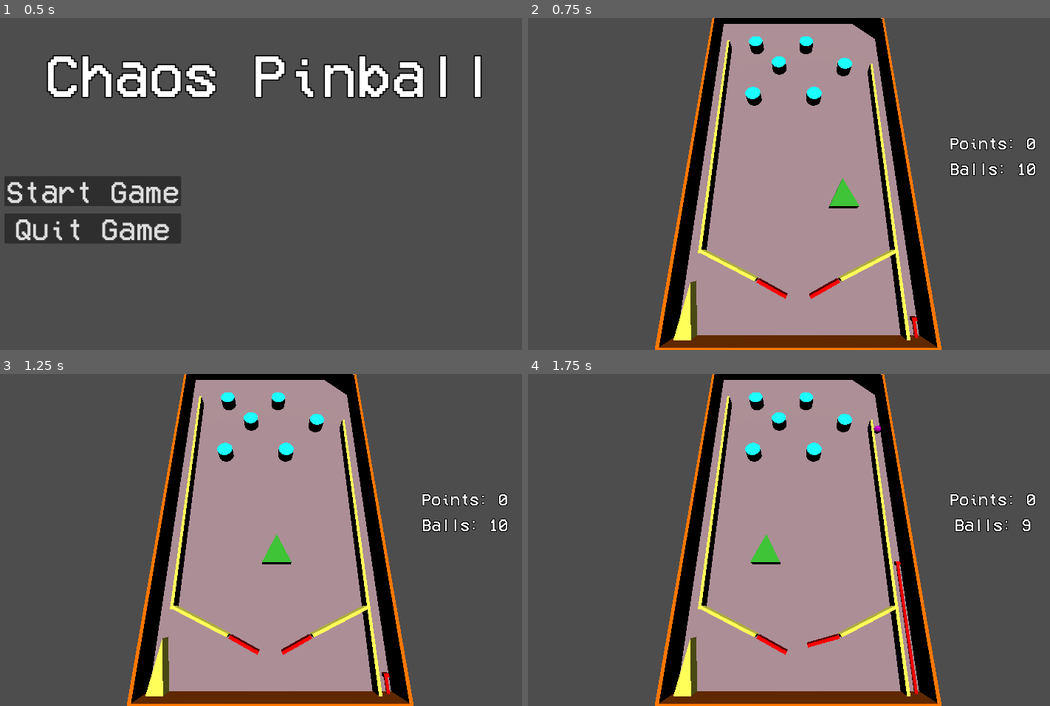
Above: before the commit, frames 1-4 (two rows, left to right).
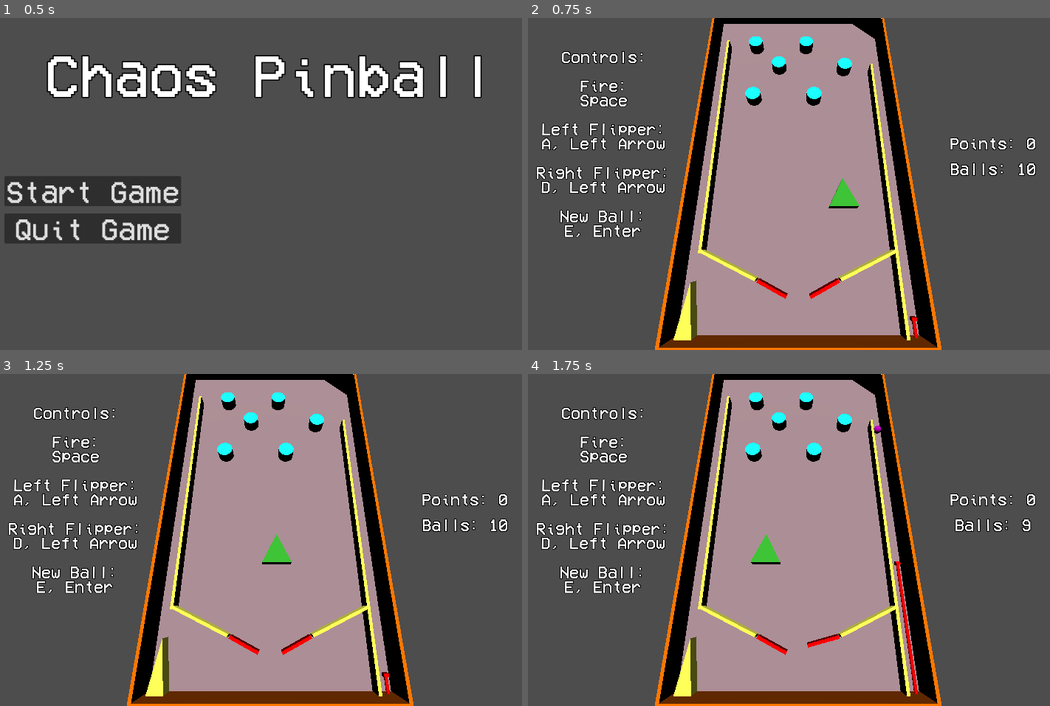
Above: after the commit, the same moments.

Repository: DrOtter3000/chaospinball
Game: Godot game, scene res://menu.tscn
Same seed, same stepped clock (60 frames per second), same inputs: the game is played once before the commit and once after it.
Inputs:
- Up to frame 1 (0.5 s): no input
- Up to frame 2 (0.75 s): click "Start Game" at 0.5 s
- Up to frame 3 (1.25 s): no input
- Up to frame 4 (1.75 s): tap Enter (newball) at 1.25 s; hold D (right) from 1.28 s (still down); hold Space (fire) from 1.28 s (still down)

Frame 1 is identical in both runs. In frame 2, 2.8% of the frame differs, in the area x 1-27%, y 10-67%; in frame 3, 2.8%; in frame 4, 2.8%.

Commit message:
add left GUI

Diff:
--- a/game.tscn
+++ b/game.tscn
@@ -1,10 +1,11 @@
-[gd_scene load_steps=6 format=3 uid="uid://7xgf8khctk4d"]
+[gd_scene load_steps=7 format=3 uid="uid://7xgf8khctk4d"]
 
 [ext_resource type="Script" path="res://game.gd" id="1_4xxkx"]
 [ext_resource type="PackedScene" uid="uid://c04wwjxlgl6b6" path="res://machine.tscn" id="1_ytd86"]
 [ext_resource type="PackedScene" uid="uid://b1f1mj4r4gt10" path="res://ball.tscn" id="2_nb2sy"]
 [ext_resource type="PackedScene" uid="uid://cv2jh4utocnfe" path="res://right_gui.tscn" id="4_0ustj"]
 [ext_resource type="AudioStream" uid="uid://ccbd044rxj6ko" path="res://SFX/Soundtrack.mp3" id="5_ny2pc"]
+[ext_resource type="PackedScene" uid="uid://bb7rmovygmqp7" path="res://left_gui.tscn" id="5_qfrbs"]
 
 [node name="Game" type="Node3D" groups=["Game"]]
 script = ExtResource("1_4xxkx")
@@ -28,6 +29,9 @@
 [node name="RightGUI" parent="." instance=ExtResource("4_0ustj")]
 transform = Transform3D(-1, -5.16324e-08, 7.05467e-08, 0, 0.80696, 0.590606, -8.74228e-08, 0.590606, -0.80696, -76.4691, 0, 0)
 
+[node name="LeftGUI" parent="." instance=ExtResource("5_qfrbs")]
+transform = Transform3D(-1, 5.16324e-08, -7.05467e-08, 0, 0.80696, 0.590606, 8.74228e-08, 0.590606, -0.80696, 76.469, 0, 0)
+
 [node name="AudioStreamPlayer" type="AudioStreamPlayer" parent="."]
 stream = ExtResource("5_ny2pc")
 volume_db = -10.0
--- /dev/null
+++ b/left_gui.tscn
@@ -0,0 +1,24 @@
+[gd_scene load_steps=2 format=3 uid="uid://bb7rmovygmqp7"]
+
+[ext_resource type="FontFile" uid="uid://b05abb6xberv3" path="res://Fonts/VCR_OSD_MONO.ttf" id="1_g55k6"]
+
+[node name="LeftGUI" type="Node3D"]
+
+[node name="Label3D" type="Label3D" parent="."]
+pixel_size = 0.1
+text = "Controls:
+
+Fire:
+Space
+
+Left Flipper:
+A, Left Arrow
+
+Right Flipper:
+D, Left Arrow
+
+New Ball:
+E, Enter"
+font = ExtResource("1_g55k6")
+font_size = 64
+outline_size = 10
